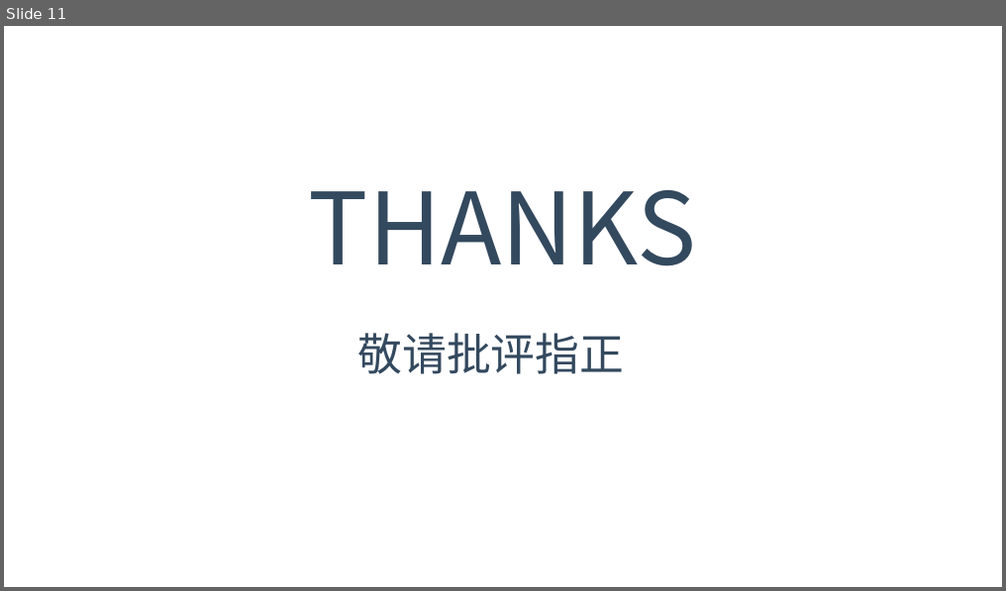
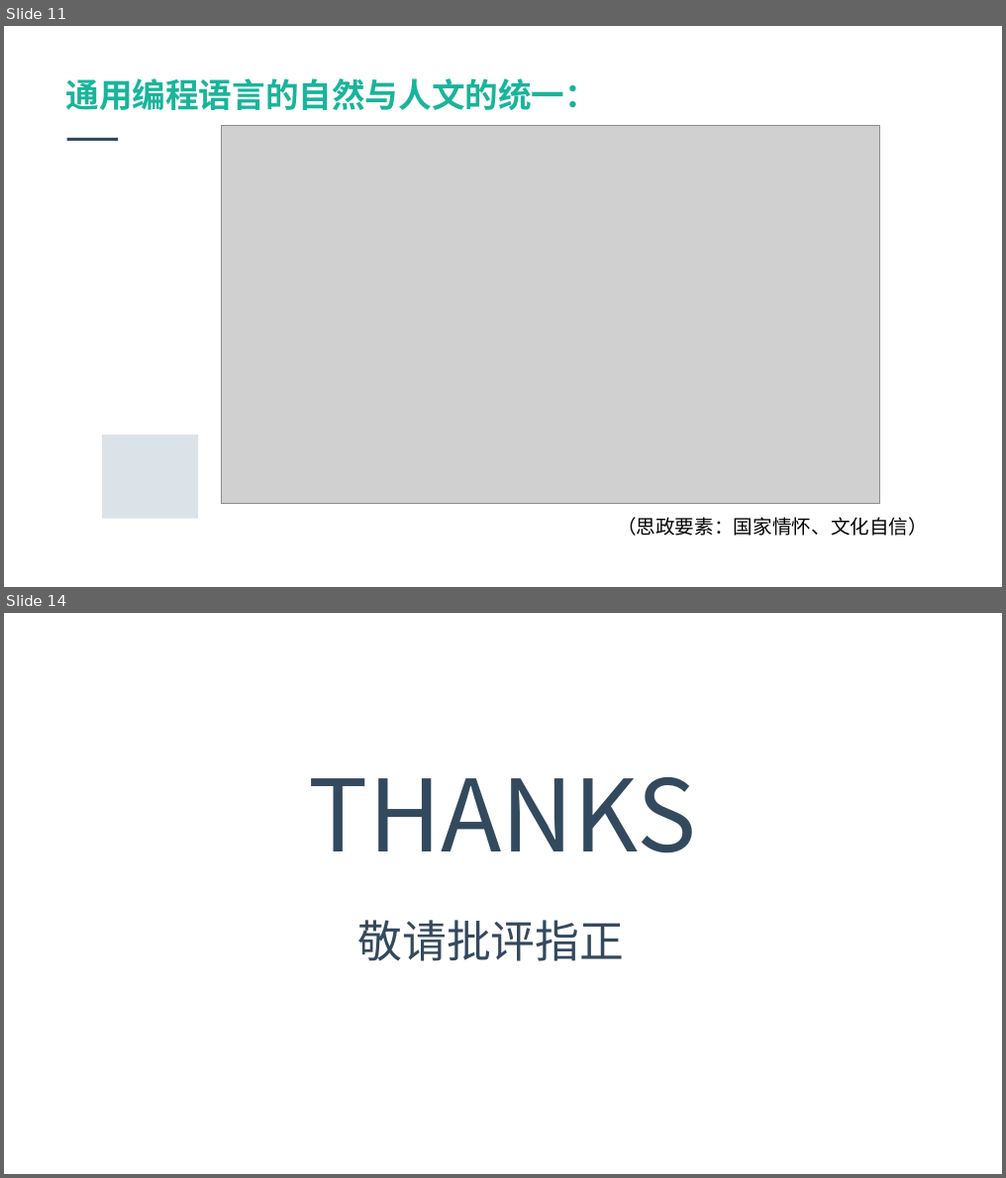
Before and after one commit to jbhuang99/WebEdu_LocalVersion_YuQin_DotNetCore2.1, a slide deck: wwwroot/FourPlatformLevelsofUniversalProgrammingLanguage.pptx. Shown one above the other, each under a label of ours: slide 11 before the commit, slides 11 and 14 after it; the slides between them are not shown. The pictures are 1006x591 and 1006x1178 pixels, drawn with LibreOffice and Linux fonts; fonts in the diff are those of the drawing; grey boxes stand for pictures; background and template pictures are left out. Boxes give left, top, right and bottom in pixels: in the first picture for what was removed or moved away, otherwise in the second. Text is boxed around its words. In the diff, an @@ line names an element or a change of style, - is before the commit and + after.

```diff
--- a/wwwroot/FourPlatformLevelsofUniversalProgrammingLanguage.pptx
+++ b/wwwroot/FourPlatformLevelsofUniversalProgrammingLanguage.pptx
@@ slide 11 added at (x1=4, y1=26, x2=1002, y2=587), background picture (left out) @@
@@ text added at (x1=66, y1=78, x2=599, y2=110), 24 pt, text #19B49B, bold @@
+通用编程语言的自然与人文的统一：
@@ rectangle added at (x1=67, y1=138, x2=118, y2=141), fill #33495E @@
@@ picture added at (x1=221, y1=126, x2=879, y2=503) @@
@@ rectangle added at (x1=102, y1=435, x2=198, y2=519), fill #DCE3E8 @@
@@ text added at (x1=617, y1=517, x2=928, y2=536), 14 pt, text #000000 @@
+（思政要素：国家情怀、文化自信）
@@ what was slide 11 is now slide 14 @@
```
Also in this commit, not shown: 4 slides changed, 3 other slides added, 1 slide removed.
